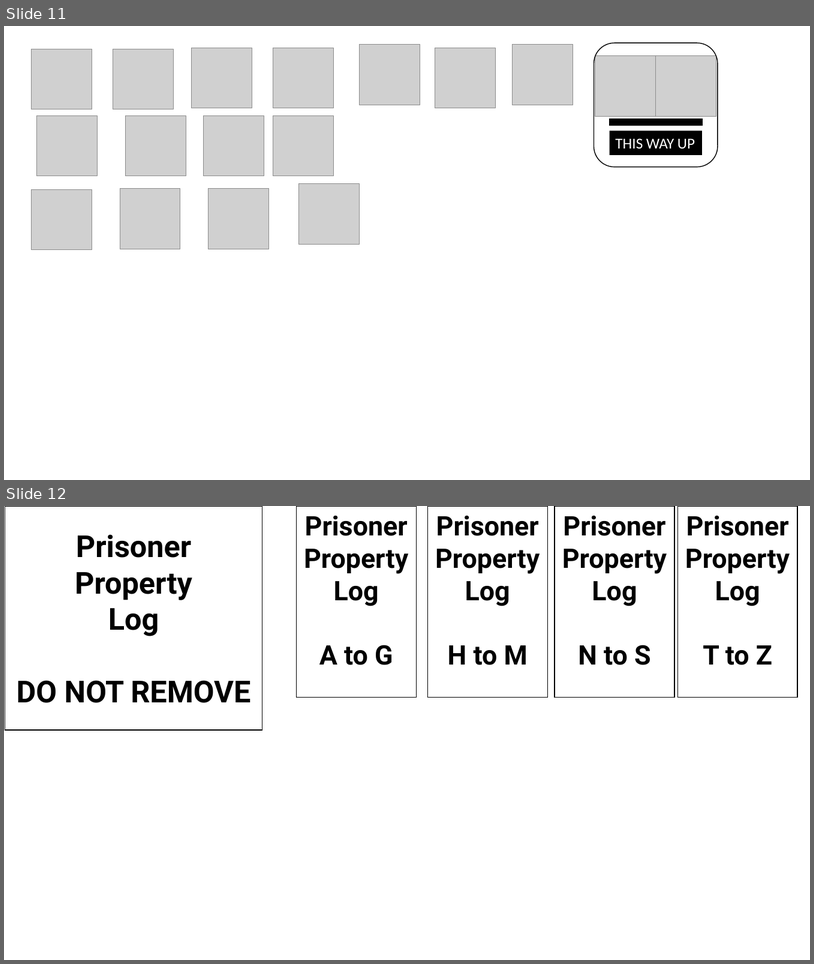
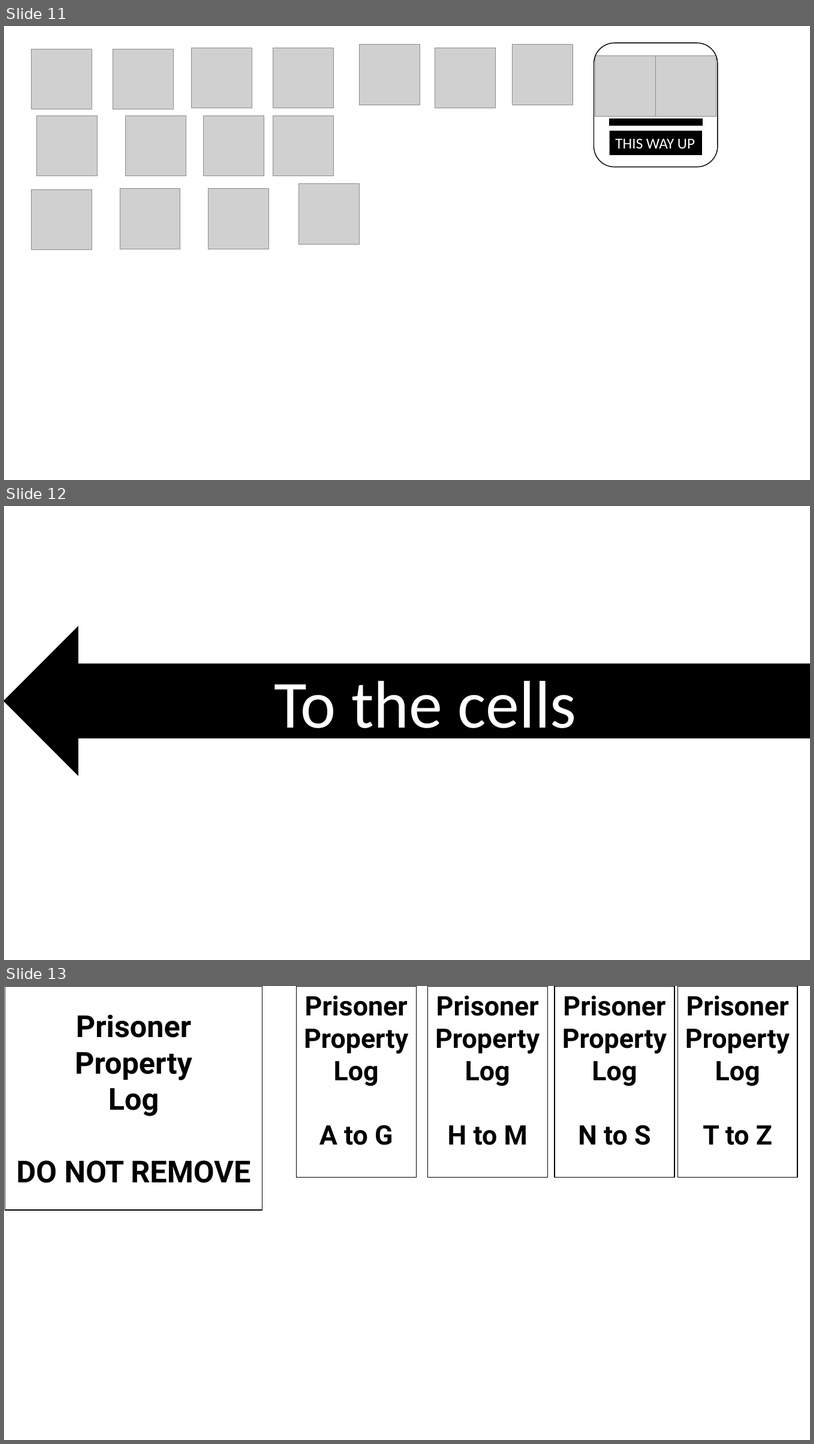
Before and after one commit to CallumShillan/Welcome-Prisoner, a slide deck: Assets/Materials + Textures/Personal/Roomnames/Roomnames.pptx. Shown one above the other, each under a label of ours: slides 11 and 12 before the commit, slides 11, 12 and 13 after it. The pictures are 814x964 and 814x1444 pixels, drawn with LibreOffice and Linux fonts; fonts in the diff are those of the drawing; grey boxes stand for pictures. Boxes give left, top, right and bottom in pixels: in the first picture for what was removed or moved away, otherwise in the second. Text is boxed around its words. In the diff, an @@ line names an element or a change of style, - is before the commit and + after.

```diff
--- a/Assets/Materials + Textures/Personal/Roomnames/Roomnames.pptx
+++ b/Assets/Materials + Textures/Personal/Roomnames/Roomnames.pptx
@@ slide 12 added at [4, 506, 810, 960], background #FFFFFF @@
@@ left arrow added at [4, 627, 810, 775], fill #000000, outline #000000 1 pt, 80 pt, text #FFFFFF @@
+To the cells
@@ what was slide 12 is now slide 13 @@
```
Also in this commit, not shown: 59 other files.
